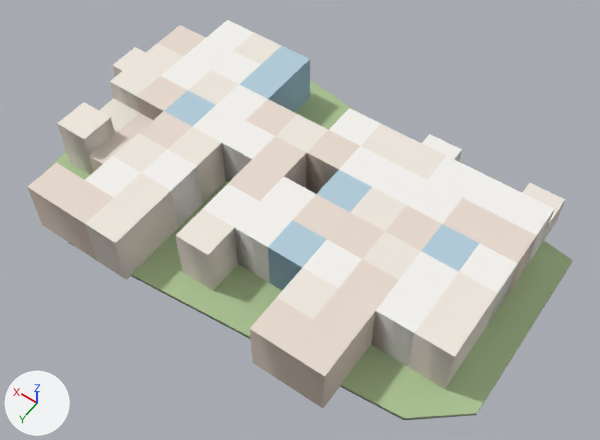
The glTF model godot_project/remake/sky/islands/SKY-038.lod2.glb: old version first, new version second.
Camera for both pictures: a camera (50 mm lens) standing at (-125.0, 168.0, 261.0) and looking at (-3.0, -3.0, -8.0). Arrows for +X, +Y and +Z are at lower left; the lights stay in place. The older version comes first. Vertices at exactly the same position are counted once.

The first picture shows 'deck', 'rock', 'warren_hull'.
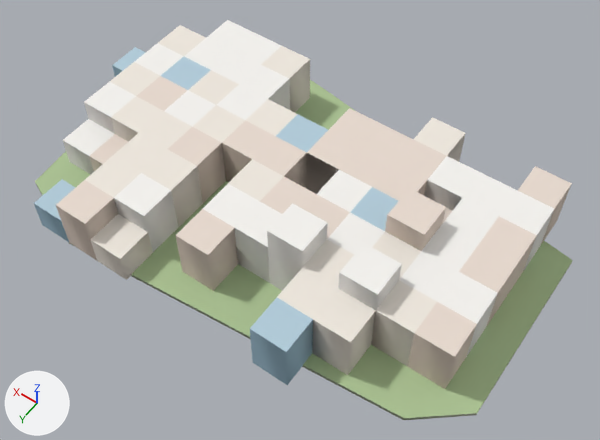
Changed parts and their boxes [x1, y1, x2, y2] in the pictures (600 x 440 px; the box of a moved part takes in the faces that stretch with it):
'warren_hull', reshaped
    before: [27, 20, 565, 408]
    after: [34, 20, 572, 389]
part 1 of me_warren_hull, moved or reshaped
    before: [268, 108, 565, 408]
    after: [267, 117, 572, 388]
part 2 of me_warren_hull, moved or reshaped
    before: [27, 20, 282, 280]
    after: [34, 43, 310, 280]
part 3 of me_warren_hull, recoloured
    both: [112, 25, 455, 387]

What the commit changed:
me_warren_hull is used by ob_warren_hull; location (0.0, 0.0, 0.0).
me_warren_hull had 200 vertices, 510 faces and spanned x -90.0..105.0, y -57.0..63.0, z 0.0..23.0.
me_warren_hull now has 214 vertices, 510 faces and spans x -90.0..105.0, y -57.0..63.0, z 0.0..32.0.
me_warren_hull part 1: 20 vertices removed from x -90.0..-15.0, y -57.0..63.0, z 0.0..23.0; 30 vertices added at x -90.0..-15.0, y -57.0..48.0, z 0.0..32.0.
me_warren_hull part 2: 13 vertices removed from x 30.0..90.0, y -57.0..63.0, z 0.0..23.0; 17 vertices added at x 30.0..90.0, y -42.0..63.0, z 0.0..23.0.
me_warren_hull part 3: 140 kept faces spanning x -90.0..105.0, y -57.0..63.0, z 0.0..23.0 get new vertex colours.
